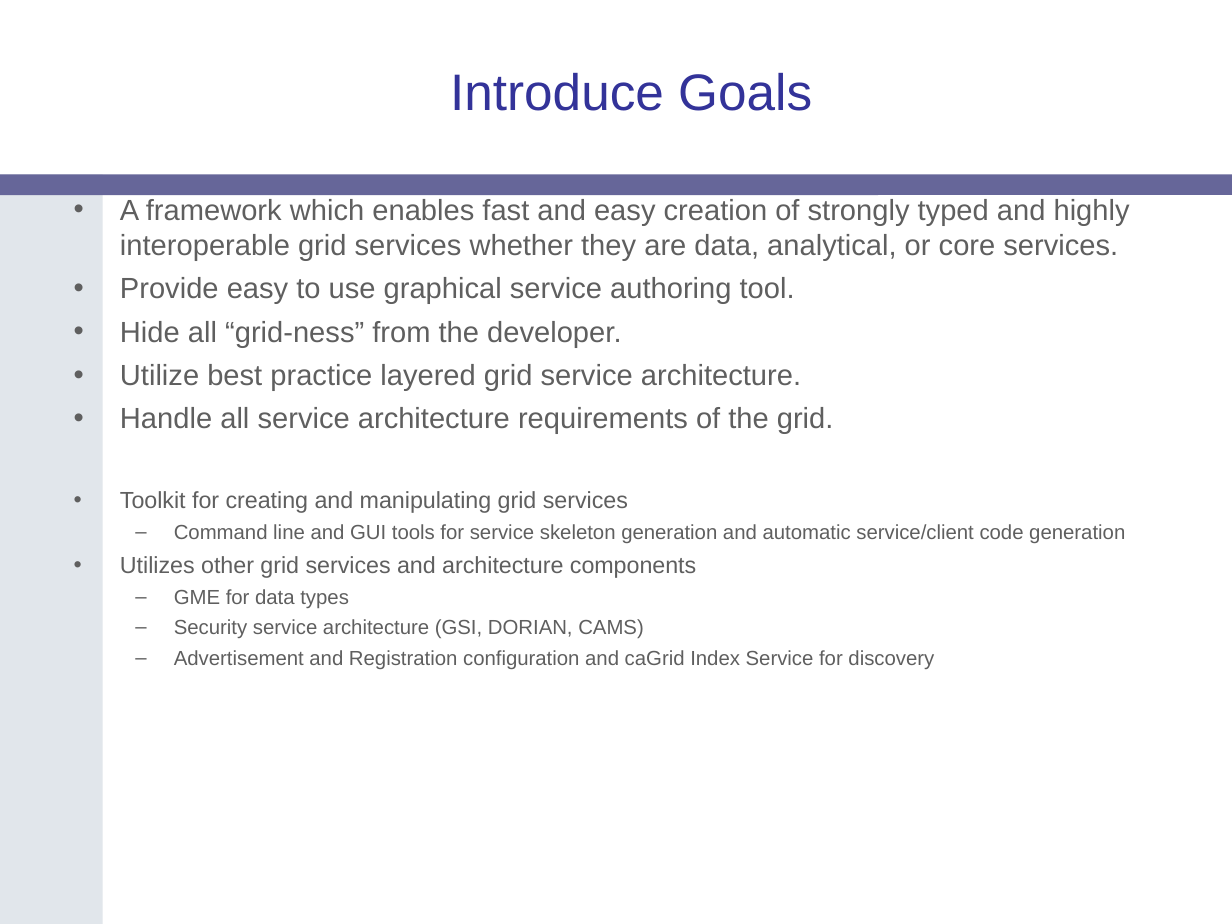
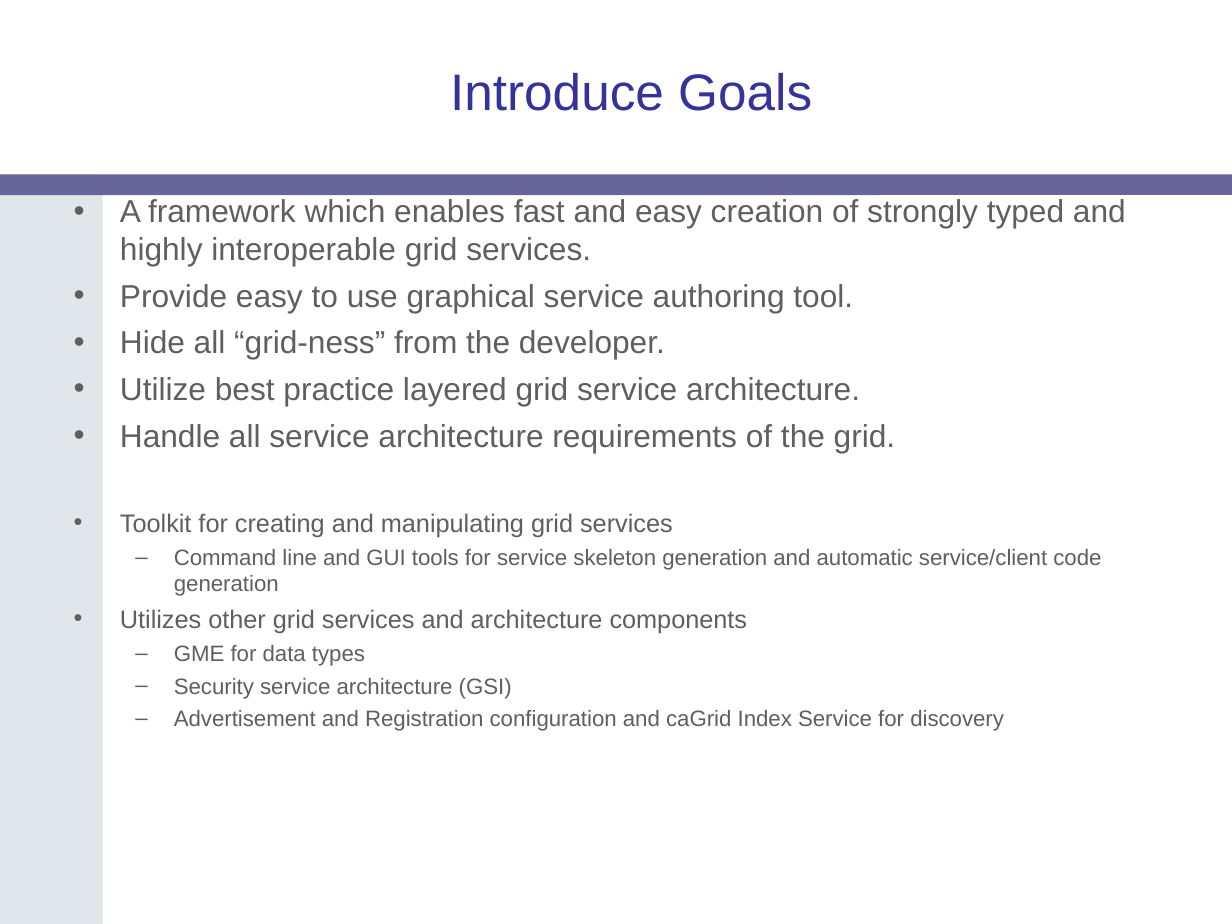
Before and after one commit to NCIP/cagrid-portal, a slide deck: slide 5 of cagrid-1-0/Documentation/presentations/introduce/gridWorld-2006-Introduce.ppt (slide 14 before the commit). Drawn at 1232x924 pixels with LibreOffice and Linux fonts; fonts in the diff are those of the drawing; background and template pictures are left out. Boxes give left, top, right and bottom in pixels: in the first picture for what was removed or moved away, otherwise in the second. Text is boxed around its words. In the diff, an @@ line names an element or a change of style, - is before the commit and + after.

```diff
--- a/cagrid-1-0/Documentation/presentations/introduce/gridWorld-2006-Introduce.ppt
+++ b/cagrid-1-0/Documentation/presentations/introduce/gridWorld-2006-Introduce.ppt
@@ text at bbox=[120, 199, 1126, 266]: text changed; size 17 to 18.5 pt @@
-• A framework which enables fast and easy creation of strongly typed and highly interoperable grid services whether they are data, analytical, or core services.
+• A framework which enables fast and easy creation of strongly typed and highly interoperable grid services.
@@ text at bbox=[120, 284, 1101, 731]: size 17 to 18.5 pt in "Provide easy to use graphical service authoring ...", "Hide all “grid-ness” from the developer.", "Utilize best practice layered grid service architecture.", "Handle all service architecture requirements of the ..."; size 13.6 to 14.8 pt in "Toolkit for creating and manipulating grid services", "Utilizes other grid services and architecture components"; size 11.9 to 12.9 pt in "Command line and GUI tools for service ...", "GME for data types", "Advertisement and Registration configuration and caGrid Inde ..." @@
@@ text at bbox=[174, 678, 512, 699]: text changed; size 11.9 to 12.9 pt @@
-  – Security service architecture (GSI, DORIAN, CAMS)
+  – Security service architecture (GSI)
```
Also in this commit, not shown: 10 other slides changed, 3 slides added, 13 slides removed.
